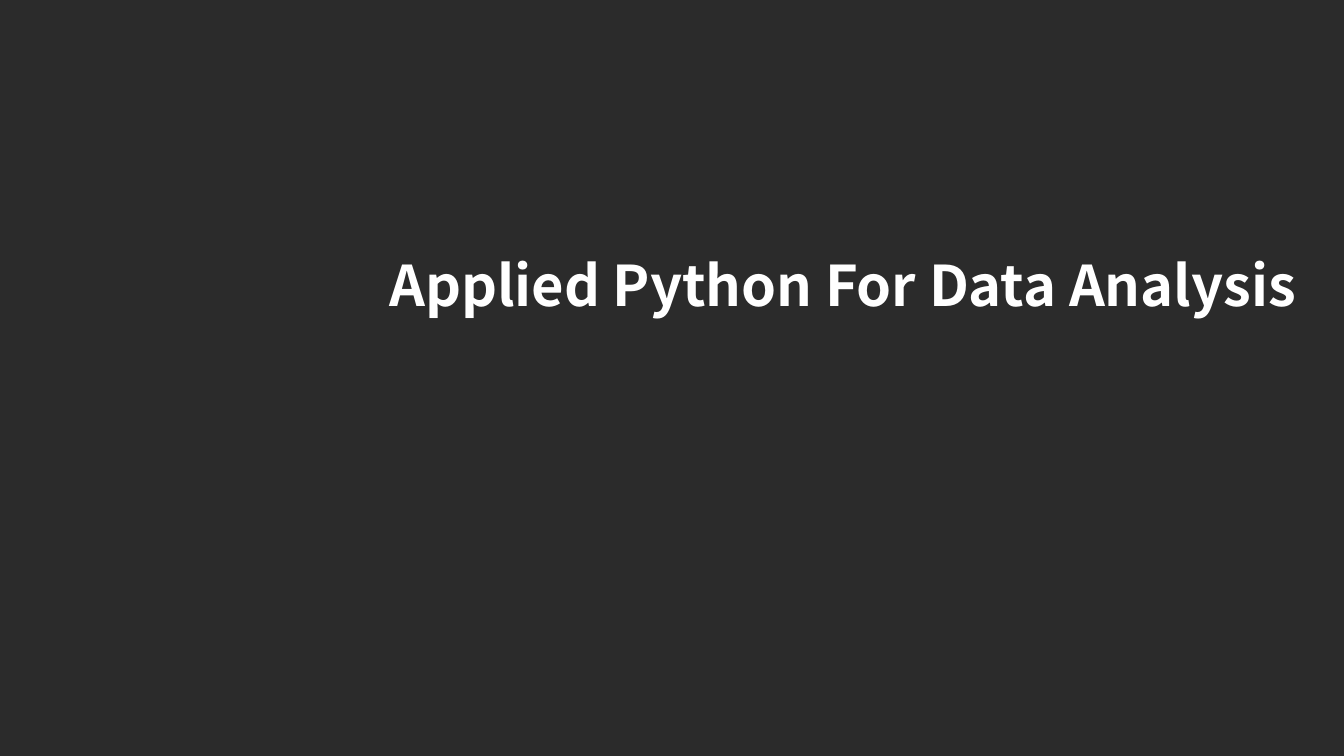
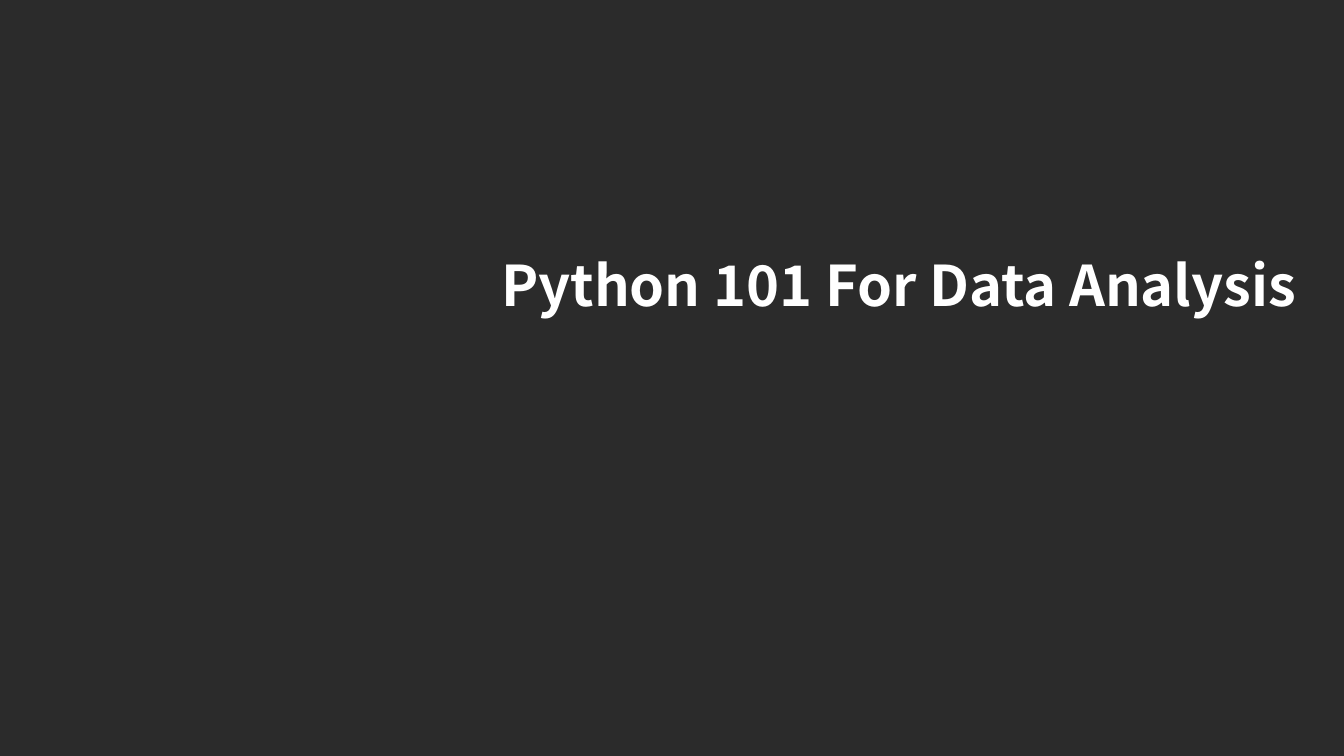
Before and after one commit to alexluliu/python101, a slide deck: slide 1 of 1/class 1.pptx. Drawn at 1344x756 pixels with LibreOffice and Linux fonts; fonts in the diff are those of the drawing; background and template pictures are left out; a plain dark background stands for a picture behind light text. Boxes give left, top, right and bottom in pixels: in the first picture for what was removed or moved away, otherwise in the second. Text is boxed around its words. In the diff, an @@ line names an element or a change of style, - is before the commit and + after.

Commit message:
python101 v1.02

```diff
--- a/1/class 1.pptx
+++ b/1/class 1.pptx
@@ text at (x1=501, y1=260, x2=1296, y2=319): text changed @@
-Applied Python For Data Analysis
+Python 101 For Data Analysis
```
Also in this commit, not shown: 1 other slide changed, 2 other files.
